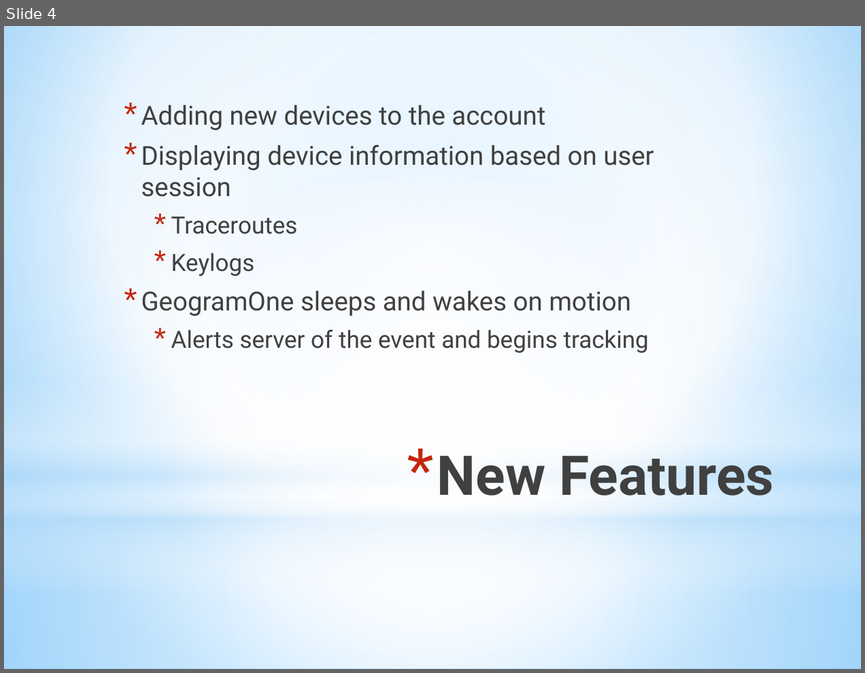
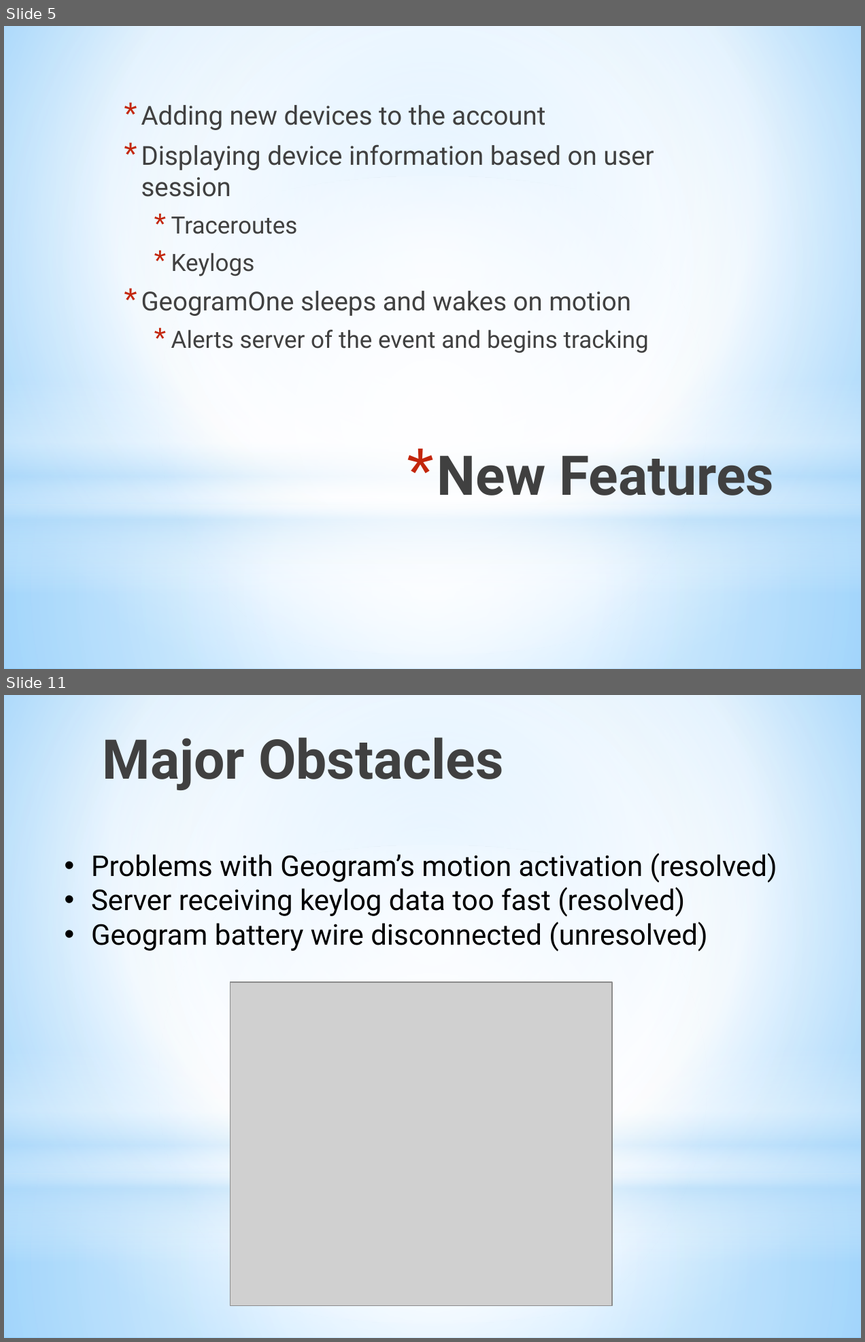
Before and after one commit to LeoYReyes/SeniorDesign, a slide deck: documentation/cycle 2/Cycle2Presentation.pptx. Shown one above the other, each under a label of ours: slide 4 before the commit, slides 5 and 11 after it; the slides between them are not shown. The pictures are 865x673 and 865x1342 pixels, drawn with LibreOffice and Linux fonts; fonts in the diff are those of the drawing; grey boxes stand for pictures. Boxes give left, top, right and bottom in pixels: in the first picture for what was removed or moved away, otherwise in the second. Text is boxed around its words. In the diff, an @@ line names an element or a change of style, - is before the commit and + after.

```diff
--- a/documentation/cycle 2/Cycle2Presentation.pptx
+++ b/documentation/cycle 2/Cycle2Presentation.pptx
@@ slide 11 added at [4,695,861,1338], background gradient #9ED5FF to #FFFFFF to #5BB9FF; not listed: 4 template elements that a slide beside it also shows @@
@@ title added at [103,737,504,790], 46 pt, text gradient #000000 to #404040 to #212745, bold @@
+Major Obstacles
@@ text added at [91,853,777,951], 24 pt, text #000000 @@
+• Problems with Geogram’s motion activation (resolved)
+• Server receiving keylog data too fast (resolved)
+• Geogram battery wire disconnected (unresolved)
@@ picture added at [230,982,613,1306] @@
@@ what was slide 4 is now slide 5 @@
```
Also in this commit, not shown: 6 slides changed, 2 other slides added, 1 slide removed.
